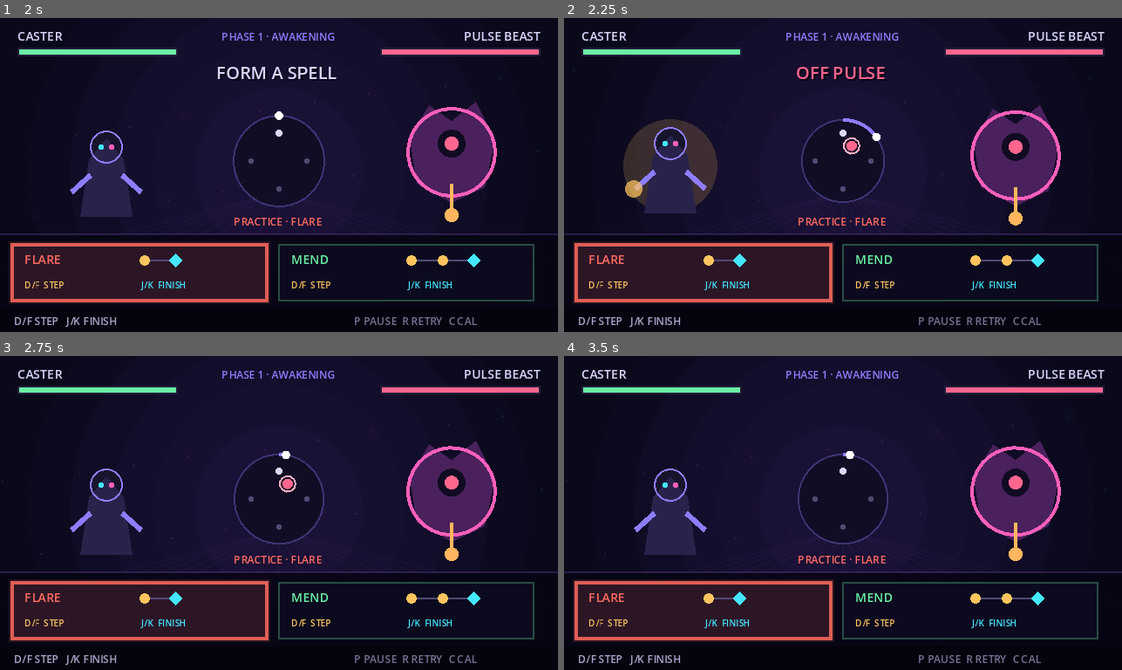
Above: before the commit, frames 1-4 (two rows, left to right).
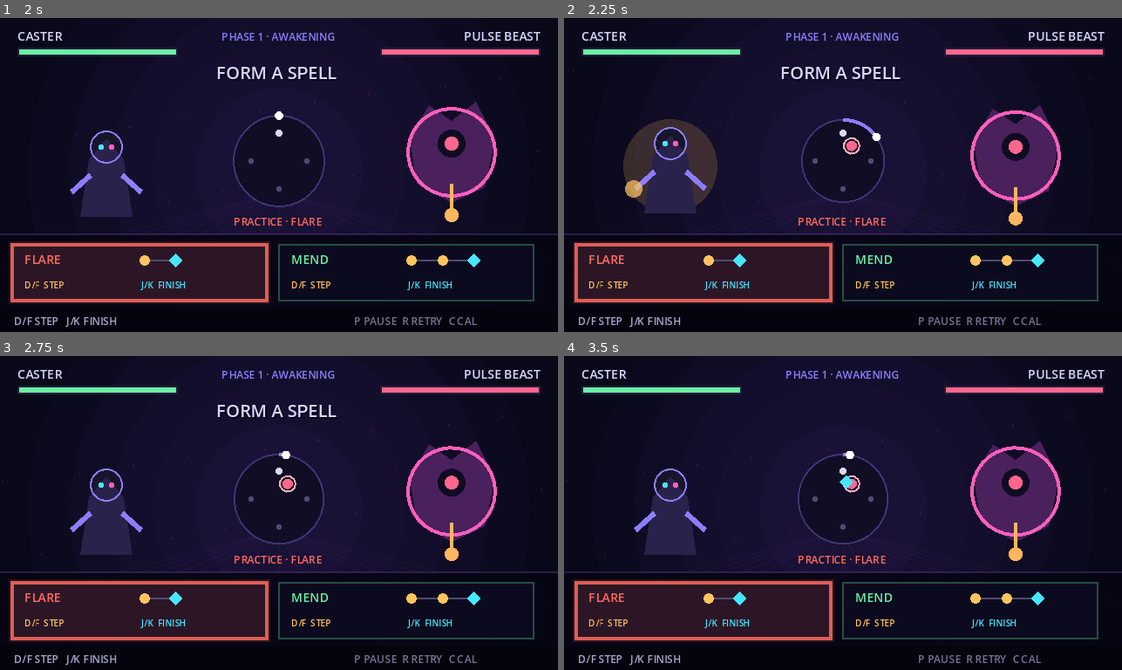
Above: after the commit, the same moments.

Repository: fatjiao/beatspell-game
Game: Godot game, scene res://scenes/beatspell/beatspell_battle.tscn
Two runs of this game, one before a commit and one after it. Both use one fixed random seed, a clock stepped at 60 frames per second and the inputs below. Sound files missing from this copy of the repository are replaced by a short silence.
Inputs:
- Up to frame 1 (2 s): tap Enter (ui_accept) at 0.5, 0.77, 1.25, 1.52 s; hold J (battle_cast) 0.53-1.28 s; tap D (battle_charge) at 1.35 s
- Up to frame 2 (2.25 s): tap F (instrument_bass) at 2.1 s
- Up to frame 3 (2.75 s): no input
- Up to frame 4 (3.5 s): tap K (instrument_lead) at 2.85 s; tap Enter (ui_accept) at 3.02 s

Frame 1 is identical in both runs. In frame 2, 0.7% of the frame differs, in the area x 39-61%, y 15-20%; in frame 3, 0.5%; in frame 4, 0.1%.

Commit message:
feat: fade complete input traces

Diff:
--- a/scripts/beatspell/beatspell_battle.gd
+++ b/scripts/beatspell/beatspell_battle.gd
@@ -3,6 +3,7 @@
 const BattleModelScript = preload("res://scripts/beatspell/battle_model.gd")
 const BattleDirectorScript = preload("res://scripts/beatspell/battle_director.gd")
 const SpellCommandBufferScript = preload("res://scripts/beatspell/spell_command_buffer.gd")
+const InputTraceFade = preload("res://scripts/beatspell/input_trace_fade.gd")
 const SettingsStore = preload("res://scripts/settings/settings_store.gd")
 
 const BPM := 120.0
@@ -44,7 +45,6 @@
 var _bar_index := -1
 var _active_phase := 1
 var _recent_command: Array = []
-var _recent_command_until := 0
 var _feedback := "LISTEN TO THE PULSE"
 var _feedback_color := Color("dad7ff")
 var _feedback_until := 0
@@ -189,20 +189,10 @@
 	_action_flash_until = Time.get_ticks_msec() + 150
 	_play_sfx(action)
 	if action == "charge":
-		var registration: Dictionary = _command.register_step(adjusted_time, BEAT_MS)
-		match registration.status:
-			"accepted":
-				_show_feedback("STEP", Color("ffc45e"), 240)
-			"duplicate":
-				_show_feedback("ONE MOVE PER TICK", Color("ff668e"), 520)
-				_play_sfx("error")
-			_:
-				_show_feedback("OFF PULSE", Color("ff668e"), 420)
-				_play_sfx("error")
+		_command.register_step(adjusted_time, BEAT_MS)
 		return
 	var result: Dictionary = _command.finish(adjusted_time, BEAT_MS)
 	_recent_command = result.events.duplicate(true)
-	_recent_command_until = Time.get_ticks_msec() + 520
 	if result.skill.is_empty():
 		_battle.cast_spell("")
 		_show_feedback("RHYTHM BROKE", Color("ff668e"), 620)
@@ -548,8 +538,10 @@
 		var marker_radius := 2.0 if marker_index == current_ring_tick else 1.5
 		draw_circle(marker_position, marker_radius, marker_color)
 	var displayed_events: Array = _command.display_events
-	if displayed_events.is_empty() and Time.get_ticks_msec() < _recent_command_until:
+	var active_trace := not displayed_events.is_empty() and _command.is_active()
+	if displayed_events.is_empty():
 		displayed_events = _recent_command
+	var trace_alpha := InputTraceFade.alpha_for(displayed_events, adjusted_time, active_trace)
 	for entry in displayed_events:
 		var angle := -PI / 2.0 + float(entry.ring_phase) * TAU
 		var input_position := center + Vector2(cos(angle), sin(angle)) * 10.0
@@ -557,18 +549,24 @@
 		var target_position := center + Vector2(cos(target_angle), sin(target_angle)) * 10.0
 		var missed: bool = entry.grade == "miss"
 		var trace_color := Color("ff668e") if missed else Color("ffc45e") if entry.action == "step" else Color("45e6ff")
-		trace_color.a = 0.32
+		trace_color.a = 0.32 * trace_alpha
 		draw_line(target_position, input_position, trace_color, 1.0)
 		if entry.action == "step":
-			draw_circle(input_position, 3.0, Color("ff668e") if missed else Color("ffc45e"))
+			var step_color := Color("ff668e") if missed else Color("ffc45e")
+			step_color.a = trace_alpha
+			draw_circle(input_position, 3.0, step_color)
 			if missed:
-				draw_arc(input_position, 4.5, 0, TAU, 12, Color("ffb0c1"), 1.0)
+				var miss_outline := Color("ffb0c1")
+				miss_outline.a = trace_alpha
+				draw_arc(input_position, 4.5, 0, TAU, 12, miss_outline, 1.0)
 		else:
 			var diamond := PackedVector2Array([
 				input_position + Vector2(0, -4), input_position + Vector2(4, 0),
 				input_position + Vector2(0, 4), input_position + Vector2(-4, 0),
 			])
-			draw_colored_polygon(diamond, Color("ff668e") if missed else Color("45e6ff"))
+			var finish_color := Color("ff668e") if missed else Color("45e6ff")
+			finish_color.a = trace_alpha
+			draw_colored_polygon(diamond, finish_color)
 	if _command.broken:
 		draw_line(center + Vector2(-7, -7), center + Vector2(7, 7), Color("ff668e"), 2.0)
 		draw_line(center + Vector2(-7, 7), center + Vector2(7, -7), Color("ff668e"), 2.0)
--- /dev/null
+++ b/scripts/beatspell/input_trace_fade.gd
@@ -0,0 +1,19 @@
+extends RefCounted
+
+const HOLD_MS := 650.0
+const FADE_MS := 350.0
+const TOTAL_MS := HOLD_MS + FADE_MS
+
+
+static func alpha_for(events: Array, current_song_ms: int, phrase_active: bool) -> float:
+	if events.is_empty():
+		return 0.0
+	if phrase_active:
+		return 1.0
+	var newest_input_ms := int(events[0].get("input_time_ms", current_song_ms))
+	for event in events:
+		newest_input_ms = maxi(newest_input_ms, int(event.get("input_time_ms", current_song_ms)))
+	var age_ms := maxf(0.0, float(current_song_ms - newest_input_ms))
+	if age_ms <= HOLD_MS:
+		return 1.0
+	return clampf(1.0 - (age_ms - HOLD_MS) / FADE_MS, 0.0, 1.0)
--- a/scripts/beatspell/spell_command_buffer.gd
+++ b/scripts/beatspell/spell_command_buffer.gd
@@ -90,6 +90,7 @@
 		"tick": quantized.tick,
 		"ring_tick": posmod(int(quantized.tick), RING_TICKS),
 		"ring_phase": fposmod(float(song_time_ms), cycle_ms) / cycle_ms,
+		"input_time_ms": song_time_ms,
 		"offset_ms": quantized.offset_ms,
 		"grade": quantized.grade,
 	}
--- a/tests/capture_beatspell_preview.gd
+++ b/tests/capture_beatspell_preview.gd
@@ -25,11 +25,17 @@
 	preview_events.append(missed_step.event)
 	command.reset()
 	stage.set("_recent_command", preview_events)
-	stage.set("_recent_command_until", Time.get_ticks_msec() + 900)
 	stage.queue_redraw()
 	await process_frame
 	await process_frame
 	if not _save_view("res://build/beatspell-battle-preview.png"):
+		quit(1)
+		return
+	stage.set("_song_time_ms", 2575)
+	stage.queue_redraw()
+	await process_frame
+	await process_frame
+	if not _save_view("res://build/beatspell-trace-fade-preview.png"):
 		quit(1)
 		return
 
@@ -43,7 +49,6 @@
 	command.register_step(16_090, 500.0)
 	var flare: Dictionary = command.finish(16_410, 500.0)
 	stage.set("_recent_command", flare.events)
-	stage.set("_recent_command_until", Time.get_ticks_msec() + 900)
 	stage.queue_redraw()
 	await process_frame
 	await process_frame
--- a/tests/run_tests.gd
+++ b/tests/run_tests.gd
@@ -14,6 +14,7 @@
 		{"name": "battle_model", "script": preload("res://tests/test_battle_model.gd")},
 		{"name": "battle_director", "script": preload("res://tests/test_battle_director.gd")},
 		{"name": "spell_command_buffer", "script": preload("res://tests/test_spell_command_buffer.gd")},
+		{"name": "input_trace_fade", "script": preload("res://tests/test_input_trace_fade.gd")},
 	]
 	var failure_count := 0
 	for suite in suites:
--- /dev/null
+++ b/tests/test_input_trace_fade.gd
@@ -0,0 +1,19 @@
+extends RefCounted
+
+const InputTraceFade = preload("res://scripts/beatspell/input_trace_fade.gd")
+
+
+func run() -> Array[String]:
+	var failures: Array[String] = []
+	var events := [{"input_time_ms": 1000}, {"input_time_ms": 1500}]
+	_expect(failures, InputTraceFade.alpha_for([], 1500, false) == 0.0, "empty trail is invisible")
+	_expect(failures, InputTraceFade.alpha_for(events, 5000, true) == 1.0, "active phrase never fades")
+	_expect(failures, InputTraceFade.alpha_for(events, 2100, false) == 1.0, "completed trail holds before fading")
+	_expect(failures, is_equal_approx(InputTraceFade.alpha_for(events, 2325, false), 0.5), "completed trail fades as one group")
+	_expect(failures, InputTraceFade.alpha_for(events, 2500, false) == 0.0, "completed trail disappears after one second")
+	return failures
+
+
+func _expect(failures: Array[String], condition: bool, label: String) -> void:
+	if not condition:
+		failures.append(label)
--- a/tests/test_spell_command_buffer.gd
+++ b/tests/test_spell_command_buffer.gd
@@ -11,6 +11,7 @@
 	_expect(failures, start.status == "accepted", "FLARE can begin on an arbitrary whole beat")
 	_expect(failures, command.events[0].ring_tick == 1, "step preserves its absolute four-position ring phase")
 	_expect(failures, command.events[0].has("ring_phase"), "step stores its unquantized live ring phase")
+	_expect(failures, command.events[0].input_time_ms == 2510, "step stores its adjusted input time for trail fading")
 	if command.events[0].has("ring_phase"):
 		_expect(failures, command.events[0].ring_phase > 0.25, "late step is drawn after its target corner")
 	var flare: Dictionary = command.finish(2990, 500.0)
Not shown, added: docs/plans/2026-11-05-input-trace-polish-design.md
